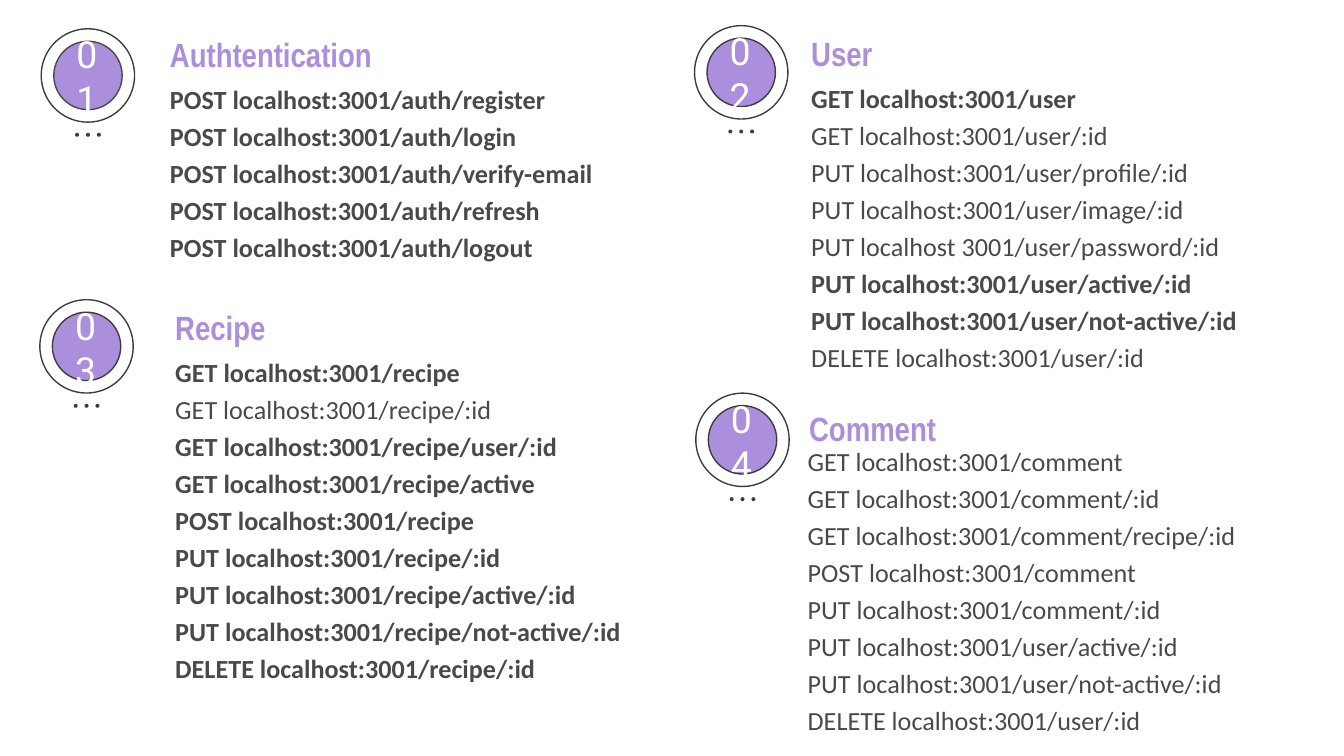
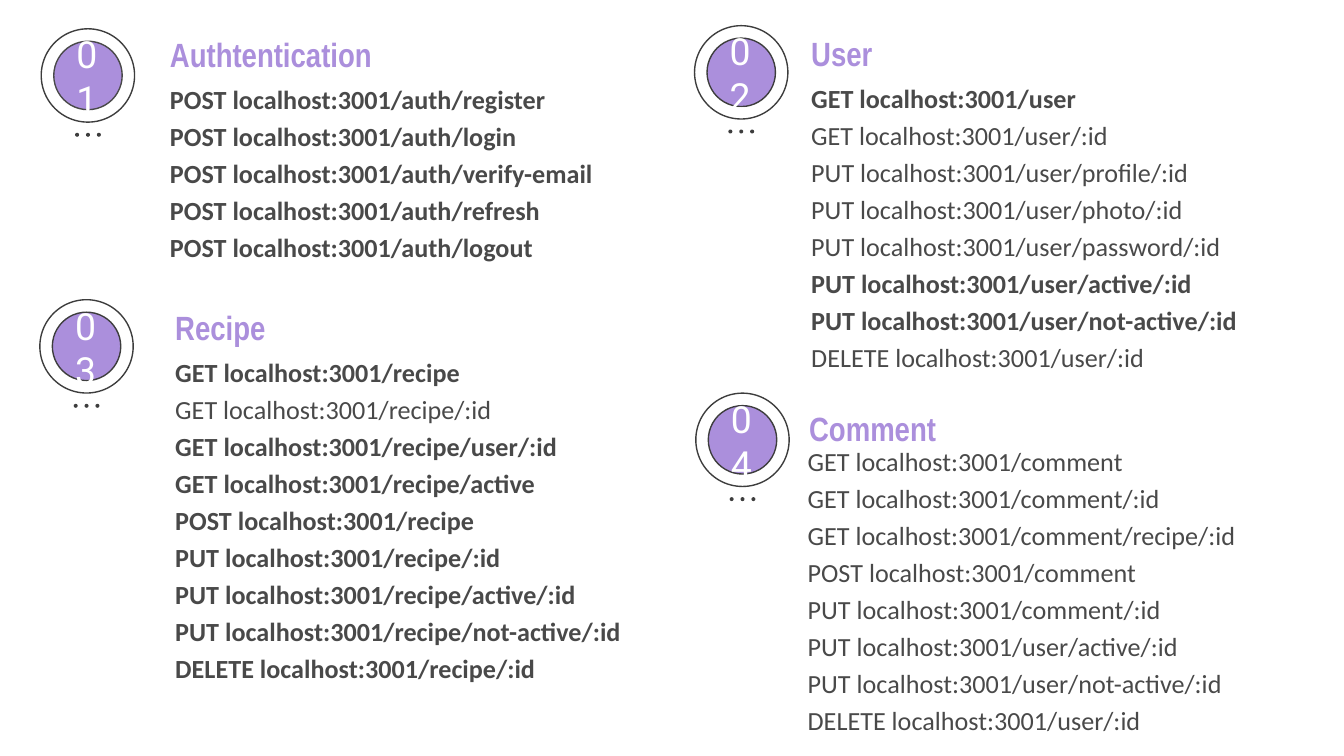
Before and after one commit to altrawan/food-recipe-api, a slide deck: slide 8 of docs/Power Point/Power Point Intermediate Backend.pptx. Drawn at 1344x756 pixels with LibreOffice and Linux fonts; fonts in the diff are those of the drawing. Boxes give left, top, right and bottom in pixels: in the first picture for what was removed or moved away, otherwise in the second. Text is boxed around its words. In the diff, an @@ line names an element or a change of style, - is before the commit and + after.

```diff
--- a/docs/Power Point/Power Point Intermediate Backend.pptx
+++ b/docs/Power Point/Power Point Intermediate Backend.pptx
@@ subtitle at (811,201,1220,260): text changed @@
-    PUT localhost:3001/user/image/:id
-    PUT localhost 3001/user/password/:id
+    PUT localhost:3001/user/photo/:id
+    PUT localhost:3001/user/password/:id
```
